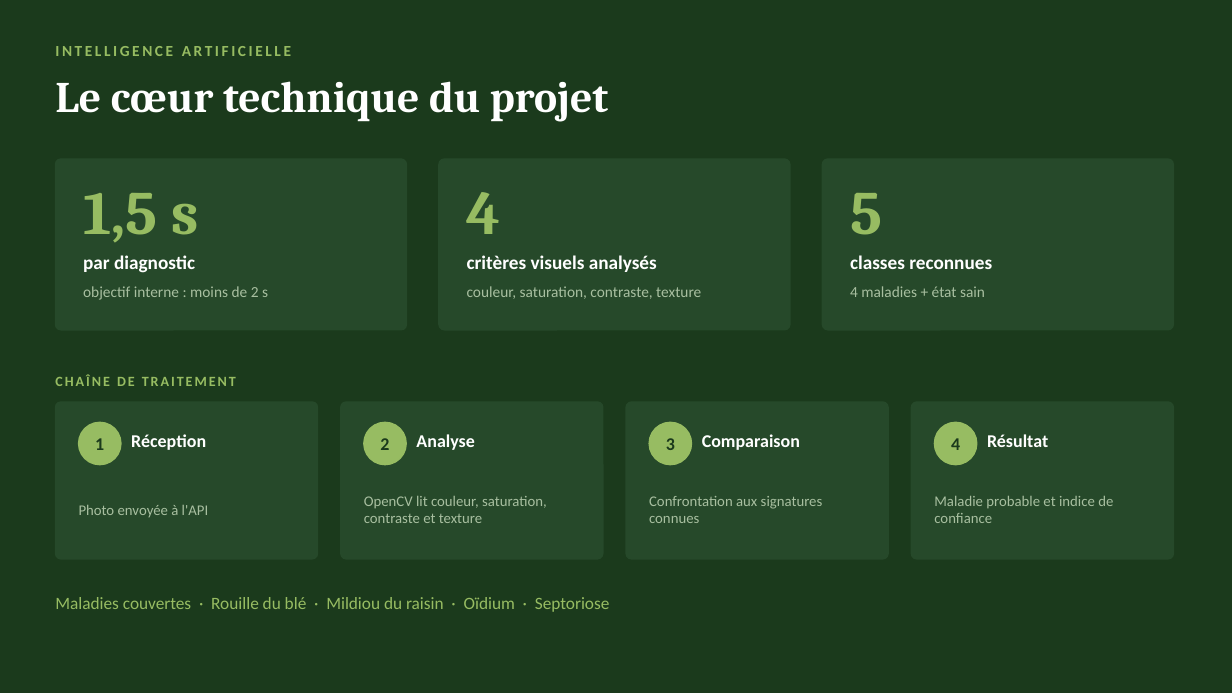
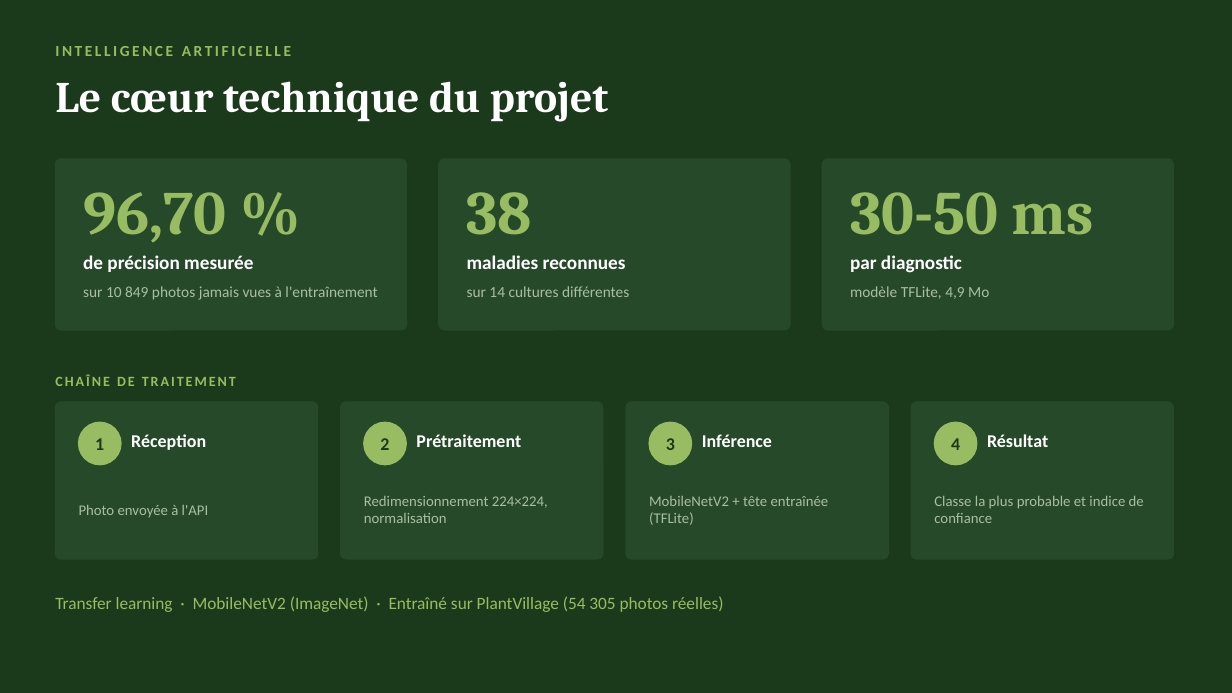
Before and after one commit to Antonito35/diagnositique-plante, a slide deck: slide 10 of SOUTENANCE.pptx. Drawn at 1232x693 pixels with LibreOffice and Linux fonts; fonts in the diff are those of the drawing. Boxes give left, top, right and bottom in pixels: in the first picture for what was removed or moved away, otherwise in the second. Text is boxed around its words. In the diff, an @@ line names an element or a change of style, - is before the commit and + after.

```diff
--- a/SOUTENANCE.pptx
+++ b/SOUTENANCE.pptx
@@ text at (83, 192, 227, 242): text changed @@
-1,5 s
+96,70 %
@@ text at (467, 192, 533, 235): text changed @@
-4
+38
@@ text at (850, 192, 1094, 235): text changed @@
-5
+30-50 ms
@@ text at (83, 255, 253, 272): text changed @@
-par diagnostic
+de précision mesurée
@@ text at (467, 255, 626, 269): text changed @@
-critères visuels analysés
+maladies reconnues
@@ text at (850, 255, 962, 273): text changed @@
-classes reconnues
+par diagnostic
@@ text at (83, 286, 377, 300): text changed @@
-objectif interne : moins de 2 s
+sur 10 849 photos jamais vues à l'entraînement
@@ text at (467, 286, 629, 297): text changed @@
-couleur, saturation, contraste, texture
+sur 14 cultures différentes
@@ text at (850, 286, 989, 299): text changed @@
-4 maladies + état sain
+modèle TFLite, 4,9 Mo
@@ text at (416, 434, 521, 447): text changed @@
-Analyse
+Prétraitement
@@ text at (702, 434, 772, 447): text changed @@
-Comparaison
+Inférence
@@ text at (364, 496, 548, 523): text changed @@
-OpenCV lit couleur, saturation, contraste et texture
+Redimensionnement 224×224, normalisation
@@ text at (649, 496, 829, 525): text changed @@
-Confrontation aux signatures connues
+MobileNetV2 + tête entraînée (TFLite)
@@ text at (934, 496, 1144, 523): text changed @@
-Maladie probable et indice de confiance
+Classe la plus probable et indice de confiance
@@ text at (55, 596, 723, 612): text changed @@
-Maladies couvertes · Rouille du blé · Mildiou du raisin · Oïdium · Septoriose
+Transfer learning · MobileNetV2 (ImageNet) · Entraîné sur PlantVillage (54 305 photos réelles)
```
Also in this commit, not shown: 3 other slides changed, 9 other files.
